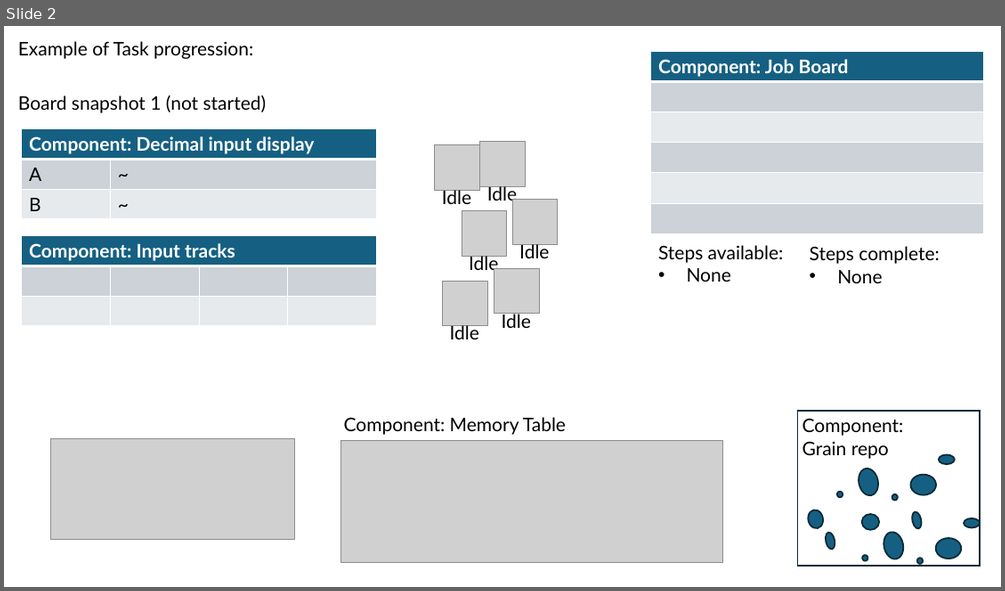
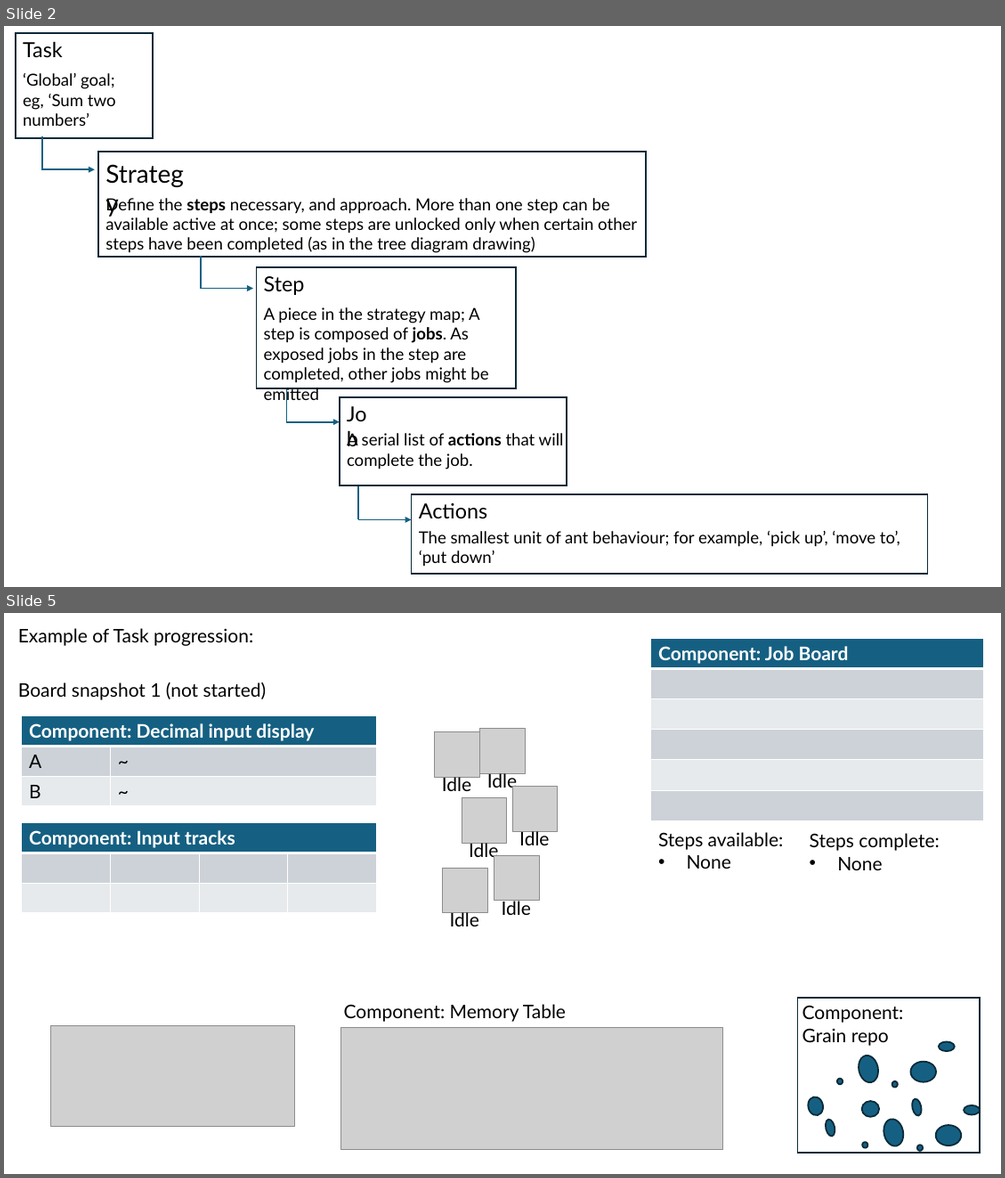
Before and after one commit to John-Cap/Ant-Colony-Calculator-Simulator, a slide deck: design/brainstorming/spawning_jobs.pptx. Shown one above the other, each under a label of ours: slide 2 before the commit, slides 2 and 5 after it; the slides between them are not shown. The pictures are 1005x591 and 1005x1178 pixels, drawn with LibreOffice and Linux fonts; fonts in the diff are those of the drawing; grey boxes stand for pictures. Boxes give left, top, right and bottom in pixels: in the first picture for what was removed or moved away, otherwise in the second. Text is boxed around its words. In the diff, an @@ line names an element or a change of style, - is before the commit and + after.

```diff
--- a/design/brainstorming/spawning_jobs.pptx
+++ b/design/brainstorming/spawning_jobs.pptx
@@ slide 2 added at bbox=[4, 26, 1001, 587], background #FFFFFF @@
@@ rectangle added at bbox=[16, 33, 153, 138], outline #092A39 1.5 pt @@
@@ text added at bbox=[23, 41, 63, 58], 20 pt, text #000000 @@
+Task
@@ text added at bbox=[23, 73, 116, 126], 16 pt, text #000000 @@
+‘Global’ goal; eg, ‘Sum two numbers’
@@ line added from (43, 136) to (43, 169), #156082 1.5 pt @@
@@ rectangle added at bbox=[98, 151, 646, 257], outline #092A39 1.5 pt @@
@@ text added at bbox=[98, 155, 202, 192], 24 pt, text #000000 @@
+Strategy
@@ arrow added from (41, 169) to (95, 169), #156082 1.5 pt @@
@@ text added at bbox=[105, 198, 637, 253], 16 pt, text #000000 @@
+Define the steps necessary, and approach. More than one step can be available active at once; some steps are unlocked only when certain other steps have been completed (as in the tree diagram drawing)
@@ line added from (201, 256) to (201, 289), #156082 1.5 pt @@
@@ arrow added from (200, 289) to (253, 289), #156082 1.5 pt @@
@@ rectangle added at bbox=[256, 267, 516, 389], outline #092A39 1.5 pt @@
@@ text added at bbox=[264, 276, 305, 295], 20 pt, text #000000 @@
+Step
@@ text added at bbox=[264, 307, 488, 383], 16 pt, text #000000 @@
+A piece in the strategy map; A step is composed of jobs. As exposed jobs in the step are completed, other jobs might be emitted
@@ line added from (287, 389) to (287, 421), #156082 1.5 pt @@
@@ rectangle added at bbox=[340, 397, 567, 485], outline #092A39 1.5 pt @@
@@ text added at bbox=[340, 397, 386, 430], 20 pt, text #000000 @@
+Job
@@ arrow added from (287, 421) to (340, 421), #156082 1.5 pt @@
@@ text added at bbox=[347, 432, 564, 469], 16 pt, text #000000 @@
+A serial list of actions that will complete the job.
@@ line added from (358, 487) to (358, 520), #156082 1.5 pt @@
@@ rectangle added at bbox=[412, 494, 928, 573], outline #092A39 1.5 pt @@
@@ text added at bbox=[419, 503, 487, 519], 20 pt, text #000000 @@
+Actions
@@ arrow added from (358, 520) to (412, 520), #156082 1.5 pt @@
@@ text added at bbox=[419, 531, 900, 566], 16 pt, text #000000 @@
+The smallest unit of ant behaviour; for example, ‘pick up’, ‘move to’, ‘put down’
@@ what was slide 2 is now slide 5 @@
```
Also in this commit, not shown: 2 other slides added, 7 other files.
